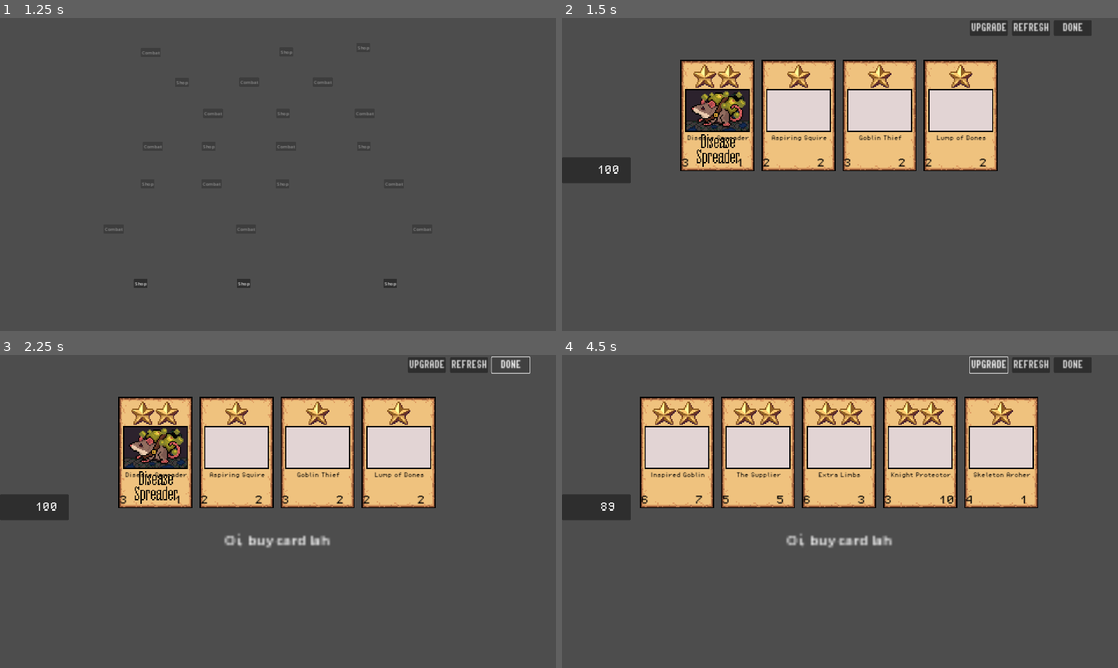
Above: before the commit, frames 1-4 (two rows, left to right).
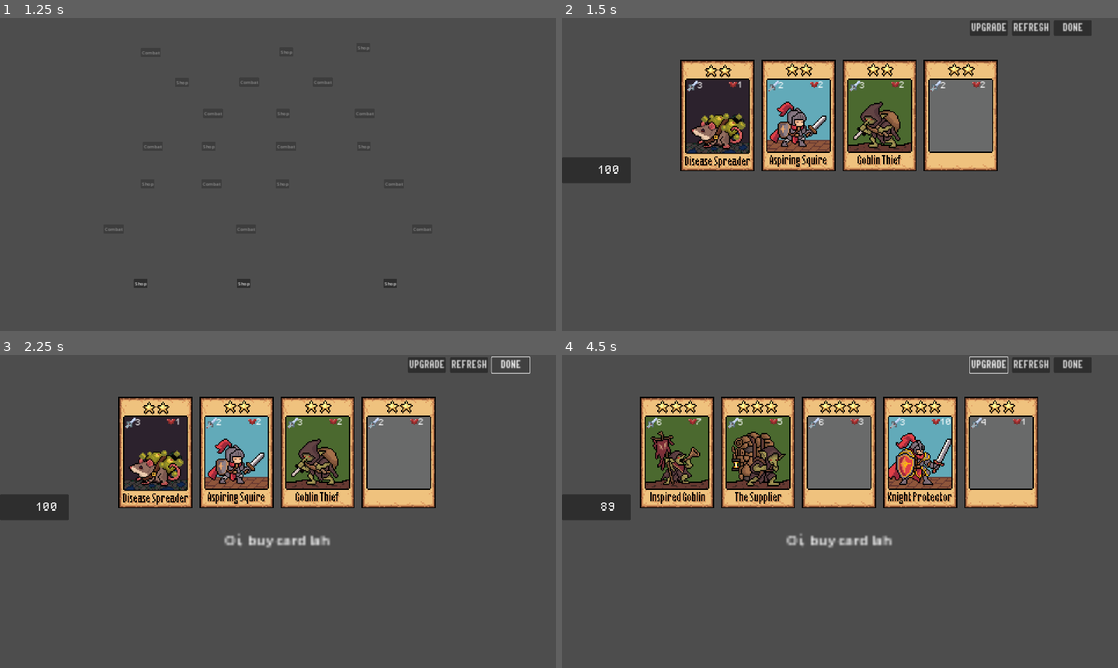
Above: after the commit, the same moments.

Repository: wenyng0526-boop/whateverproject
Game: Godot game, scene res://Scenes/main_menu.tscn
The game is run twice, just before and just after one commit, with the same random seed, the same clock (stepped at 60 frames per second) and the same inputs.
Inputs (mouse positions are in pixels of both pictures, inside the frame that each line leads up to):
- Up to frame 1 (1.25 s): click (278, 187) at 0.5 s
- Up to frame 2 (1.5 s): click "Shop" at 1.25 s
- Up to frame 3 (2.25 s): click "DONE" at 2 s
- Up to frame 4 (4.5 s): click "DONE" at 2.75 s; click "REFRESH" at 3.5 s; click "UPGRADE" at 4.25 s

Frame 1 is identical in both runs. In frame 2, 12% of the frame differs, in the area x 21-78%, y 14-48%; in frame 3, 12%; in frame 4, 16%, in the area x 14-85%, y 14-48%.

Commit message:
new card
lets gooo

Diff:
--- a/Minion Resource/Goblin/elder_goblin.tres
+++ b/Minion Resource/Goblin/elder_goblin.tres
@@ -1,6 +1,6 @@
 [gd_resource type="Resource" script_class="card_resource" load_steps=3 format=3 uid="uid://c5v3wf8oo4mcd"]
 
-[ext_resource type="Texture2D" uid="uid://bfvpklkhjegqn" path="res://Assets/card placeholders/Cost 3 card.png" id="1_v38gy"]
+[ext_resource type="Texture2D" uid="uid://b6ls17ce2l2gj" path="res://Assets/cards/Elder Goblin.png" id="1_01i63"]
 [ext_resource type="Script" path="res://Scipts/card_data.gd" id="2_yusqw"]
 
 [resource]
@@ -9,7 +9,7 @@
 cost = 4
 attack = 10
 health = 12
-image = ExtResource("1_v38gy")
+image = ExtResource("1_01i63")
 minon_type = 0
 fusion_tier = 1
 description = "If this minion survives the combat, +4 currency."
--- a/Minion Resource/Goblin/goblin_thief.tres
+++ b/Minion Resource/Goblin/goblin_thief.tres
@@ -1,6 +1,6 @@
 [gd_resource type="Resource" script_class="card_resource" load_steps=3 format=3 uid="uid://du5degasdr5q1"]
 
-[ext_resource type="Texture2D" uid="uid://yyckgl138lyv" path="res://Assets/card placeholders/Cost 1 card.png" id="1_a8hsm"]
+[ext_resource type="Texture2D" uid="uid://c2ou1xuxmfo3g" path="res://Assets/cards/Goblin Thief.png" id="1_hysx2"]
 [ext_resource type="Script" path="res://Scipts/card_data.gd" id="2_l7cm2"]
 
 [resource]
@@ -9,7 +9,7 @@
 cost = 2
 attack = 3
 health = 2
-image = ExtResource("1_a8hsm")
+image = ExtResource("1_hysx2")
 minon_type = 0
 fusion_tier = 1
 description = "If this minion survives the combat,  +1 currency."
--- a/Minion Resource/Goblin/greed_gobbler.tres
+++ b/Minion Resource/Goblin/greed_gobbler.tres
@@ -1,6 +1,6 @@
 [gd_resource type="Resource" script_class="card_resource" load_steps=3 format=3 uid="uid://cq0kmmrv0v2ct"]
 
-[ext_resource type="Texture2D" uid="uid://d3esp7w8pcu6" path="res://Assets/card placeholders/Cost 2 card.png" id="1_7c5ny"]
+[ext_resource type="Texture2D" uid="uid://df0n8gg7tjtys" path="res://Assets/cards/Greed Gobler.png" id="1_tm5w0"]
 [ext_resource type="Script" path="res://Scipts/card_data.gd" id="2_5c1my"]
 
 [resource]
@@ -9,7 +9,7 @@
 cost = 3
 attack = 8
 health = 5
-image = ExtResource("1_7c5ny")
+image = ExtResource("1_tm5w0")
 minon_type = 0
 fusion_tier = 1
 description = "If this minion survives the combat, +1 currency."
--- a/Minion Resource/Goblin/inspired_goblin.tres
+++ b/Minion Resource/Goblin/inspired_goblin.tres
@@ -1,6 +1,6 @@
 [gd_resource type="Resource" script_class="card_resource" load_steps=3 format=3 uid="uid://dyj8ymm5747c5"]
 
-[ext_resource type="Texture2D" uid="uid://d3esp7w8pcu6" path="res://Assets/card placeholders/Cost 2 card.png" id="1_dld7s"]
+[ext_resource type="Texture2D" uid="uid://we3nmsil2hcf" path="res://Assets/cards/Inspired Goblin.png" id="1_hq23c"]
 [ext_resource type="Script" path="res://Scipts/card_data.gd" id="2_v83pg"]
 
 [resource]
@@ -9,7 +9,7 @@
 cost = 3
 attack = 6
 health = 7
-image = ExtResource("1_dld7s")
+image = ExtResource("1_hq23c")
 minon_type = 0
 fusion_tier = 1
 description = "If this minion survives the combat, +2 currency."
--- a/Minion Resource/Goblin/lavished_goblin.tres
+++ b/Minion Resource/Goblin/lavished_goblin.tres
@@ -1,6 +1,6 @@
 [gd_resource type="Resource" script_class="card_resource" load_steps=3 format=3 uid="uid://1oboyjgx03vl"]
 
-[ext_resource type="Texture2D" uid="uid://bfvpklkhjegqn" path="res://Assets/card placeholders/Cost 3 card.png" id="1_pnyd2"]
+[ext_resource type="Texture2D" uid="uid://citkb12nhp6k8" path="res://Assets/cards/Lavished Goblin.png" id="1_f8uwb"]
 [ext_resource type="Script" path="res://Scipts/card_data.gd" id="2_kaufp"]
 
 [resource]
@@ -9,7 +9,7 @@
 cost = 4
 attack = 11
 health = 10
-image = ExtResource("1_pnyd2")
+image = ExtResource("1_f8uwb")
 minon_type = 0
 fusion_tier = 1
 description = "If this minion survives the combat, +5 currency."
--- a/Minion Resource/Goblin/shady_banker.tres
+++ b/Minion Resource/Goblin/shady_banker.tres
@@ -1,6 +1,6 @@
 [gd_resource type="Resource" script_class="card_resource" load_steps=3 format=3 uid="uid://dwpu2h2bdmhji"]
 
-[ext_resource type="Texture2D" uid="uid://yyckgl138lyv" path="res://Assets/card placeholders/Cost 1 card.png" id="1_fprsr"]
+[ext_resource type="Texture2D" uid="uid://b0pjj5cdnka8m" path="res://Assets/cards/Shady Banker Card.png" id="1_txyyj"]
 [ext_resource type="Script" path="res://Scipts/card_data.gd" id="2_64uwl"]
 
 [resource]
@@ -9,7 +9,7 @@
 cost = 2
 attack = 2
 health = 2
-image = ExtResource("1_fprsr")
+image = ExtResource("1_txyyj")
 minon_type = 0
 fusion_tier = 1
 description = "If this minion survives the combat, +2 currency."
--- a/Minion Resource/Goblin/the_supplier.tres
+++ b/Minion Resource/Goblin/the_supplier.tres
@@ -1,6 +1,6 @@
 [gd_resource type="Resource" script_class="card_resource" load_steps=3 format=3 uid="uid://50bbopvgrqmc"]
 
-[ext_resource type="Texture2D" uid="uid://d3esp7w8pcu6" path="res://Assets/card placeholders/Cost 2 card.png" id="1_wie25"]
+[ext_resource type="Texture2D" uid="uid://yrrou4dhkgo0" path="res://Assets/cards/The Supplier.png" id="1_fnou8"]
 [ext_resource type="Script" path="res://Scipts/card_data.gd" id="2_o1foi"]
 
 [resource]
@@ -9,7 +9,7 @@
 cost = 3
 attack = 5
 health = 5
-image = ExtResource("1_wie25")
+image = ExtResource("1_fnou8")
 minon_type = 0
 fusion_tier = 1
 description = "If this minion survives the combat, +3 currency."
--- a/Minion Resource/Knight/armoursmith.tres
+++ b/Minion Resource/Knight/armoursmith.tres
@@ -1,6 +1,6 @@
 [gd_resource type="Resource" script_class="card_resource" load_steps=3 format=3 uid="uid://6neusp3kng7n"]
 
-[ext_resource type="Texture2D" uid="uid://d3esp7w8pcu6" path="res://Assets/card placeholders/Cost 2 card.png" id="1_enm3t"]
+[ext_resource type="Texture2D" uid="uid://br6n8evbh25lc" path="res://Assets/cards/Armoursmith.png" id="1_mlw3l"]
 [ext_resource type="Script" path="res://Scipts/card_data.gd" id="2_gqyvj"]
 
 [resource]
@@ -9,7 +9,7 @@
 cost = 3
 attack = 4
 health = 8
-image = ExtResource("1_enm3t")
+image = ExtResource("1_mlw3l")
 minon_type = 3
 fusion_tier = 1
 description = "Gain +3 Health before attacking."
@@ -18,3 +18,4 @@
 rat_aoe_damage = 0
 knight_attack_inc = 0
 knight_health_inc = 3
+goblin_money = 0
--- a/Minion Resource/Knight/aspiring_squire.tres
+++ b/Minion Resource/Knight/aspiring_squire.tres
@@ -1,6 +1,6 @@
 [gd_resource type="Resource" script_class="card_resource" load_steps=3 format=3 uid="uid://23w3x68p88ih"]
 
-[ext_resource type="Texture2D" uid="uid://yyckgl138lyv" path="res://Assets/card placeholders/Cost 1 card.png" id="1_xnkc7"]
+[ext_resource type="Texture2D" uid="uid://dviean3248jmd" path="res://Assets/cards/Aspiring Squire.png" id="1_4254u"]
 [ext_resource type="Script" path="res://Scipts/card_data.gd" id="2_hr3w5"]
 
 [resource]
@@ -9,7 +9,7 @@
 cost = 2
 attack = 2
 health = 2
-image = ExtResource("1_xnkc7")
+image = ExtResource("1_4254u")
 minon_type = 3
 fusion_tier = 1
 description = "Gain +2 Attack before attacking."
@@ -18,3 +18,4 @@
 rat_aoe_damage = 0
 knight_attack_inc = 2
 knight_health_inc = 0
+goblin_money = 0
--- a/Minion Resource/Knight/foot_soldier.tres
+++ b/Minion Resource/Knight/foot_soldier.tres
@@ -1,6 +1,6 @@
 [gd_resource type="Resource" script_class="card_resource" load_steps=3 format=3 uid="uid://c4lnlj38wuvu6"]
 
-[ext_resource type="Texture2D" uid="uid://d3esp7w8pcu6" path="res://Assets/card placeholders/Cost 2 card.png" id="1_eapai"]
+[ext_resource type="Texture2D" uid="uid://bqslljqwxrdqn" path="res://Assets/cards/Foot Soldier.png" id="1_lusra"]
 [ext_resource type="Script" path="res://Scipts/card_data.gd" id="2_fewbj"]
 
 [resource]
@@ -9,7 +9,7 @@
 cost = 3
 attack = 5
 health = 7
-image = ExtResource("1_eapai")
+image = ExtResource("1_lusra")
 minon_type = 3
 fusion_tier = 1
 description = "Gain +2/+2 before attacking."
@@ -18,3 +18,4 @@
 rat_aoe_damage = 0
 knight_attack_inc = 2
 knight_health_inc = 2
+goblin_money = 0
--- a/Minion Resource/Knight/honorary_knight.tres
+++ b/Minion Resource/Knight/honorary_knight.tres
@@ -1,6 +1,6 @@
 [gd_resource type="Resource" script_class="card_resource" load_steps=3 format=3 uid="uid://u8tsstd5v52u"]
 
-[ext_resource type="Texture2D" uid="uid://bfvpklkhjegqn" path="res://Assets/card placeholders/Cost 3 card.png" id="1_2b2qe"]
+[ext_resource type="Texture2D" uid="uid://cesaejak6tx0j" path="res://Assets/cards/Honorary Knight.png" id="1_jq36b"]
 [ext_resource type="Script" path="res://Scipts/card_data.gd" id="2_nxcrf"]
 
 [resource]
@@ -9,7 +9,7 @@
 cost = 4
 attack = 12
 health = 11
-image = ExtResource("1_2b2qe")
+image = ExtResource("1_jq36b")
 minon_type = 3
 fusion_tier = 1
 description = "Gain +5/+5 before attacking."
@@ -18,3 +18,4 @@
 rat_aoe_damage = 0
 knight_attack_inc = 5
 knight_health_inc = 5
+goblin_money = 0
--- a/Minion Resource/Knight/horn_blower.tres
+++ b/Minion Resource/Knight/horn_blower.tres
@@ -1,6 +1,6 @@
 [gd_resource type="Resource" script_class="card_resource" load_steps=3 format=3 uid="uid://bn8rixgot0bjo"]
 
-[ext_resource type="Texture2D" uid="uid://yyckgl138lyv" path="res://Assets/card placeholders/Cost 1 card.png" id="1_plv0v"]
+[ext_resource type="Texture2D" uid="uid://bc5fsxi3w88at" path="res://Assets/cards/Horn Blower.png" id="1_x5jg4"]
 [ext_resource type="Script" path="res://Scipts/card_data.gd" id="2_qf360"]
 
 [resource]
@@ -9,7 +9,7 @@
 cost = 2
 attack = 3
 health = 1
-image = ExtResource("1_plv0v")
+image = ExtResource("1_x5jg4")
 minon_type = 3
 fusion_tier = 1
 description = "Gain +1/+1 before attacking."
@@ -18,3 +18,4 @@
 rat_aoe_damage = 0
 knight_attack_inc = 1
 knight_health_inc = 1
+goblin_money = 0
--- a/Minion Resource/Knight/knight_commander.tres
+++ b/Minion Resource/Knight/knight_commander.tres
@@ -1,6 +1,6 @@
 [gd_resource type="Resource" script_class="card_resource" load_steps=3 format=3 uid="uid://bp81elouu50na"]
 
-[ext_resource type="Texture2D" uid="uid://bfvpklkhjegqn" path="res://Assets/card placeholders/Cost 3 card.png" id="1_7rsqy"]
+[ext_resource type="Texture2D" uid="uid://twtuf162g7du" path="res://Assets/cards/Knight Commander.png" id="1_613po"]
 [ext_resource type="Script" path="res://Scipts/card_data.gd" id="2_gn0g1"]
 
 [resource]
@@ -9,7 +9,7 @@
 cost = 4
 attack = 11
 health = 13
-image = ExtResource("1_7rsqy")
+image = ExtResource("1_613po")
 minon_type = 3
 fusion_tier = 1
 description = "Gain +6/+4 before attacking."
@@ -18,3 +18,4 @@
 rat_aoe_damage = 0
 knight_attack_inc = 6
 knight_health_inc = 4
+goblin_money = 0
--- a/Minion Resource/Knight/knight_protector.tres
+++ b/Minion Resource/Knight/knight_protector.tres
@@ -1,6 +1,6 @@
 [gd_resource type="Resource" script_class="card_resource" load_steps=3 format=3 uid="uid://dojwwo3070368"]
 
-[ext_resource type="Texture2D" uid="uid://d3esp7w8pcu6" path="res://Assets/card placeholders/Cost 2 card.png" id="1_1f1im"]
+[ext_resource type="Texture2D" uid="uid://c6m6dcsjhhrjy" path="res://Assets/cards/Knight Protector.png" id="1_h53vb"]
 [ext_resource type="Script" path="res://Scipts/card_data.gd" id="2_j885b"]
 
 [resource]
@@ -9,7 +9,7 @@
 cost = 3
 attack = 3
 health = 10
-image = ExtResource("1_1f1im")
+image = ExtResource("1_h53vb")
 minon_type = 3
 fusion_tier = 1
 description = "Gain +2 Attack before attacking."
@@ -18,3 +18,4 @@
 rat_aoe_damage = 0
 knight_attack_inc = 2
 knight_health_inc = 0
+goblin_money = 0
--- a/Minion Resource/Rat/disease_spreader.tres
+++ b/Minion Resource/Rat/disease_spreader.tres
@@ -18,3 +18,4 @@
 rat_aoe_damage = 0
 knight_attack_inc = 0
 knight_health_inc = 0
+goblin_money = 0
--- a/Minion Resource/Rat/stink_rat.tres
+++ b/Minion Resource/Rat/stink_rat.tres
@@ -1,6 +1,6 @@
 [gd_resource type="Resource" script_class="card_resource" load_steps=3 format=3 uid="uid://dfmn33hu2kreo"]
 
-[ext_resource type="Texture2D" uid="uid://xcregx8kfhf" path="res://Assets/cards/Stink Rat.png" id="1_qv8an"]
+[ext_resource type="Texture2D" uid="uid://8t2bqcgnktmd" path="res://Assets/cards/Stink Rat Card.png" id="1_emy7a"]
 [ext_resource type="Script" path="res://Scipts/card_data.gd" id="2_o6v5e"]
 
 [resource]
@@ -9,7 +9,7 @@
 cost = 2
 attack = 2
 health = 2
-image = ExtResource("1_qv8an")
+image = ExtResource("1_emy7a")
 minon_type = 1
 fusion_tier = 1
 description = "Deal 1 damage to all enemies after attacking."
@@ -18,3 +18,4 @@
 rat_aoe_damage = 1
 knight_attack_inc = 0
 knight_health_inc = 0
+goblin_money = 0
--- a/Minion Resource/Skeleton/arm.tres
+++ b/Minion Resource/Skeleton/arm.tres
@@ -13,3 +13,9 @@
 minon_type = 2
 fusion_tier = 1
 description = "An arm, not a leg."
+rat_damage = 0
+rat_hits = 0
+rat_aoe_damage = 0
+knight_attack_inc = 0
+knight_health_inc = 0
+goblin_money = 0
--- a/Minion Resource/Skeleton/bone_muncher.tres
+++ b/Minion Resource/Skeleton/bone_muncher.tres
@@ -1,6 +1,6 @@
 [gd_resource type="Resource" script_class="card_resource" load_steps=3 format=3 uid="uid://bn7lyinamlkhp"]
 
-[ext_resource type="Texture2D" uid="uid://d3esp7w8pcu6" path="res://Assets/card placeholders/Cost 2 card.png" id="1_d3ki2"]
+[ext_resource type="Texture2D" uid="uid://bfvpklkhjegqn" path="res://Assets/card placeholders/Cost 3 card.png" id="1_3jfgb"]
 [ext_resource type="Script" path="res://Scipts/card_data.gd" id="2_xau1p"]
 
 [resource]
@@ -9,7 +9,13 @@
 cost = 3
 attack = 7
 health = 2
-image = ExtResource("1_d3ki2")
+image = ExtResource("1_3jfgb")
 minon_type = 2
 fusion_tier = 1
 description = "50% chance of dealing double damage."
+rat_damage = 0
+rat_hits = 0
+rat_aoe_damage = 0
+knight_attack_inc = 0
+knight_health_inc = 0
+goblin_money = 0
--- a/Minion Resource/Skeleton/bone_refiner.tres
+++ b/Minion Resource/Skeleton/bone_refiner.tres
@@ -1,6 +1,6 @@
 [gd_resource type="Resource" script_class="card_resource" load_steps=3 format=3 uid="uid://dtpyy4wn8t78t"]
 
-[ext_resource type="Texture2D" uid="uid://d3esp7w8pcu6" path="res://Assets/card placeholders/Cost 2 card.png" id="1_5ux4j"]
+[ext_resource type="Texture2D" uid="uid://bfvpklkhjegqn" path="res://Assets/card placeholders/Cost 3 card.png" id="1_iublw"]
 [ext_resource type="Script" path="res://Scipts/card_data.gd" id="2_fsctn"]
 
 [resource]
@@ -9,7 +9,13 @@
 cost = 3
 attack = 3
 health = 7
-image = ExtResource("1_5ux4j")
+image = ExtResource("1_iublw")
 minon_type = 2
 fusion_tier = 1
 description = "50% chance of dealing double damage."
+rat_damage = 0
+rat_hits = 0
+rat_aoe_damage = 0
+knight_attack_inc = 0
+knight_health_inc = 0
+goblin_money = 0
--- a/Minion Resource/Skeleton/extra_limbs.tres
+++ b/Minion Resource/Skeleton/extra_limbs.tres
@@ -1,6 +1,6 @@
 [gd_resource type="Resource" script_class="card_resource" load_steps=3 format=3 uid="uid://bvf130wywxg2u"]
 
-[ext_resource type="Texture2D" uid="uid://d3esp7w8pcu6" path="res://Assets/card placeholders/Cost 2 card.png" id="1_4m023"]
+[ext_resource type="Texture2D" uid="uid://bfvpklkhjegqn" path="res://Assets/card placeholders/Cost 3 card.png" id="1_gaamj"]
 [ext_resource type="Script" path="res://Scipts/card_data.gd" id="2_1mhah"]
 
 [resource]
@@ -9,7 +9,13 @@
 cost = 3
 attack = 6
 health = 3
-image = ExtResource("1_4m023")
+image = ExtResource("1_gaamj")
 minon_type = 2
 fusion_tier = 1
 description = "50% chance of dealing double damage."
+rat_damage = 0
+rat_hits = 0
+rat_aoe_damage = 0
+knight_attack_inc = 0
+knight_health_inc = 0
+goblin_money = 0
--- a/Minion Resource/Skeleton/lump_of_bones.tres
+++ b/Minion Resource/Skeleton/lump_of_bones.tres
@@ -1,6 +1,6 @@
 [gd_resource type="Resource" script_class="card_resource" load_steps=3 format=3 uid="uid://dl782p14xhls0"]
 
-[ext_resource type="Texture2D" uid="uid://yyckgl138lyv" path="res://Assets/card placeholders/Cost 1 card.png" id="1_83451"]
+[ext_resource type="Texture2D" uid="uid://d3esp7w8pcu6" path="res://Assets/card placeholders/Cost 2 card.png" id="1_kpm6p"]
 [ext_resource type="Script" path="res://Scipts/card_data.gd" id="2_vn7u8"]
 
 [resource]
@@ -9,7 +9,13 @@
 cost = 2
 attack = 2
 health = 2
-image = ExtResource("1_83451")
+image = ExtResource("1_kpm6p")
 minon_type = 2
 fusion_tier = 1
 description = "50% chance of dealing double damage."
+rat_damage = 0
+rat_hits = 0
+rat_aoe_damage = 0
+knight_attack_inc = 0
+knight_health_inc = 0
+goblin_money = 0
--- a/Minion Resource/Skeleton/skeleton_archer.tres
+++ b/Minion Resource/Skeleton/skeleton_archer.tres
@@ -1,6 +1,6 @@
 [gd_resource type="Resource" script_class="card_resource" load_steps=3 format=3 uid="uid://ck25kwqigneuy"]
 
-[ext_resource type="Texture2D" uid="uid://yyckgl138lyv" path="res://Assets/card placeholders/Cost 1 card.png" id="1_o23la"]
+[ext_resource type="Texture2D" uid="uid://d3esp7w8pcu6" path="res://Assets/card placeholders/Cost 2 card.png" id="1_ro6ir"]
 [ext_resource type="Script" path="res://Scipts/card_data.gd" id="2_2350r"]
 
 [resource]
@@ -9,7 +9,13 @@
 cost = 2
 attack = 4
 health = 1
-image = ExtResource("1_o23la")
+image = ExtResource("1_ro6ir")
 minon_type = 2
 fusion_tier = 1
 description = "50% chance of dealing double damage."
+rat_damage = 0
+rat_hits = 0
+rat_aoe_damage = 0
+knight_attack_inc = 0
+knight_health_inc = 0
+goblin_money = 0
--- a/Minion Resource/Skeleton/skelly_the_unbreakable.tres
+++ b/Minion Resource/Skeleton/skelly_the_unbreakable.tres
@@ -1,6 +1,6 @@
 [gd_resource type="Resource" script_class="card_resource" load_steps=3 format=3 uid="uid://d24xbnkck6jhy"]
 
-[ext_resource type="Texture2D" uid="uid://bfvpklkhjegqn" path="res://Assets/card placeholders/Cost 3 card.png" id="1_opde1"]
+[ext_resource type="Texture2D" uid="uid://bpe4ycwhofbyl" path="res://Assets/card placeholders/Cost 4 card.png" id="1_d75hm"]
 [ext_resource type="Script" path="res://Scipts/card_data.gd" id="2_a6t4g"]
 
 [resource]
@@ -9,7 +9,13 @@
 cost = 4
 attack = 5
 health = 13
-image = ExtResource("1_opde1")
+image = ExtResource("1_d75hm")
 minon_type = 2
 fusion_tier = 1
 description = "50% chance of dealing double damage."
+rat_damage = 0
+rat_hits = 0
+rat_aoe_damage = 0
+knight_attack_inc = 0
+knight_health_inc = 0
+goblin_money = 0
--- a/Minion Resource/Skeleton/spearbone.tres
+++ b/Minion Resource/Skeleton/spearbone.tres
@@ -1,6 +1,6 @@
 [gd_resource type="Resource" script_class="card_resource" load_steps=3 format=3 uid="uid://bcio2vbvxjej0"]
 
-[ext_resource type="Texture2D" uid="uid://bfvpklkhjegqn" path="res://Assets/card placeholders/Cost 3 card.png" id="1_pa5e7"]
+[ext_resource type="Texture2D" uid="uid://bpe4ycwhofbyl" path="res://Assets/card placeholders/Cost 4 card.png" id="1_4lxpi"]
 [ext_resource type="Script" path="res://Scipts/card_data.gd" id="2_cljia"]
 
 [resource]
@@ -9,7 +9,13 @@
 cost = 4
 attack = 13
 health = 4
-image = ExtResource("1_pa5e7")
+image = ExtResource("1_4lxpi")
 minon_type = 2
 fusion_tier = 1
 description = "50% chance of dealing double damage."
+rat_damage = 0
+rat_hits = 0
+rat_aoe_damage = 0
+knight_attack_inc = 0
+knight_health_inc = 0
+goblin_money = 0
--- a/Scenes/CardUI.tscn
+++ b/Scenes/CardUI.tscn
@@ -254,6 +254,7 @@
 autowrap_mode = 2
 
 [node name="Name_Label" type="Label" parent="CardVisual"]
+visible = false
 layout_mode = 1
 anchors_preset = 7
 anchor_left = 0.5
@@ -275,14 +276,14 @@
 anchors_preset = 2
 anchor_top = 1.0
 anchor_bottom = 1.0
-offset_left = -36.0
-offset_top = 24.0
-offset_right = 20.0
-offset_bottom = 56.0
+offset_left = 18.0
+offset_top = -241.0
+offset_right = 74.0
+offset_bottom = -209.0
 grow_vertical = 0
-theme_override_colors/font_color = Color(0, 0, 0, 1)
-theme_override_fonts/font = ExtResource("3_qojfg")
-theme_override_font_sizes/font_size = 32
+theme_override_colors/font_color = Color(1, 1, 1, 1)
+theme_override_fonts/font = ExtResource("3_qojfg")
+theme_override_font_sizes/font_size = 24
 text = "10
 "
 
@@ -293,15 +294,15 @@
 anchor_top = 1.0
 anchor_right = 1.0
 anchor_bottom = 1.0
-offset_left = -28.0
-offset_top = 24.0
-offset_right = 28.0
-offset_bottom = 56.0
+offset_left = -25.0
+offset_top = -243.0
+offset_right = 31.0
+offset_bottom = -211.0
 grow_horizontal = 0
 grow_vertical = 0
-theme_override_colors/font_color = Color(0, 0, 0, 1)
-theme_override_fonts/font = ExtResource("3_qojfg")
-theme_override_font_sizes/font_size = 32
+theme_override_colors/font_color = Color(1, 1, 1, 1)
+theme_override_fonts/font = ExtResource("3_qojfg")
+theme_override_font_sizes/font_size = 24
 text = "10
 "
 
@@ -334,6 +335,7 @@
 texture = ExtResource("4_5yg2h")
 
 [node name="HitFlash" type="ColorRect" parent="CardVisual"]
+visible = false
 custom_minimum_size = Vector2(180, 250)
 layout_mode = 1
 anchors_preset = 15
Binary file changed: Assets/card placeholders/Cost 1 card.png
Binary file changed: Assets/card placeholders/Cost 2 card.png
Binary file changed: Assets/card placeholders/Cost 3 card.png
Binary file added: Assets/card placeholders/Cost 4 card.png
Not shown, added: Assets/card placeholders/Cost 4 card.png.import
Binary file added: Assets/cards/Armoursmith.png
Not shown, added: Assets/cards/Armoursmith.png.import
Binary file added: Assets/cards/Aspiring Squire.png
Not shown, added: Assets/cards/Aspiring Squire.png.import
Binary file changed: Assets/cards/Disease Spreader Card.png
Binary file added: Assets/cards/Elder Goblin.png
Not shown, added: Assets/cards/Elder Goblin.png.import
(and 35 more such lines)
